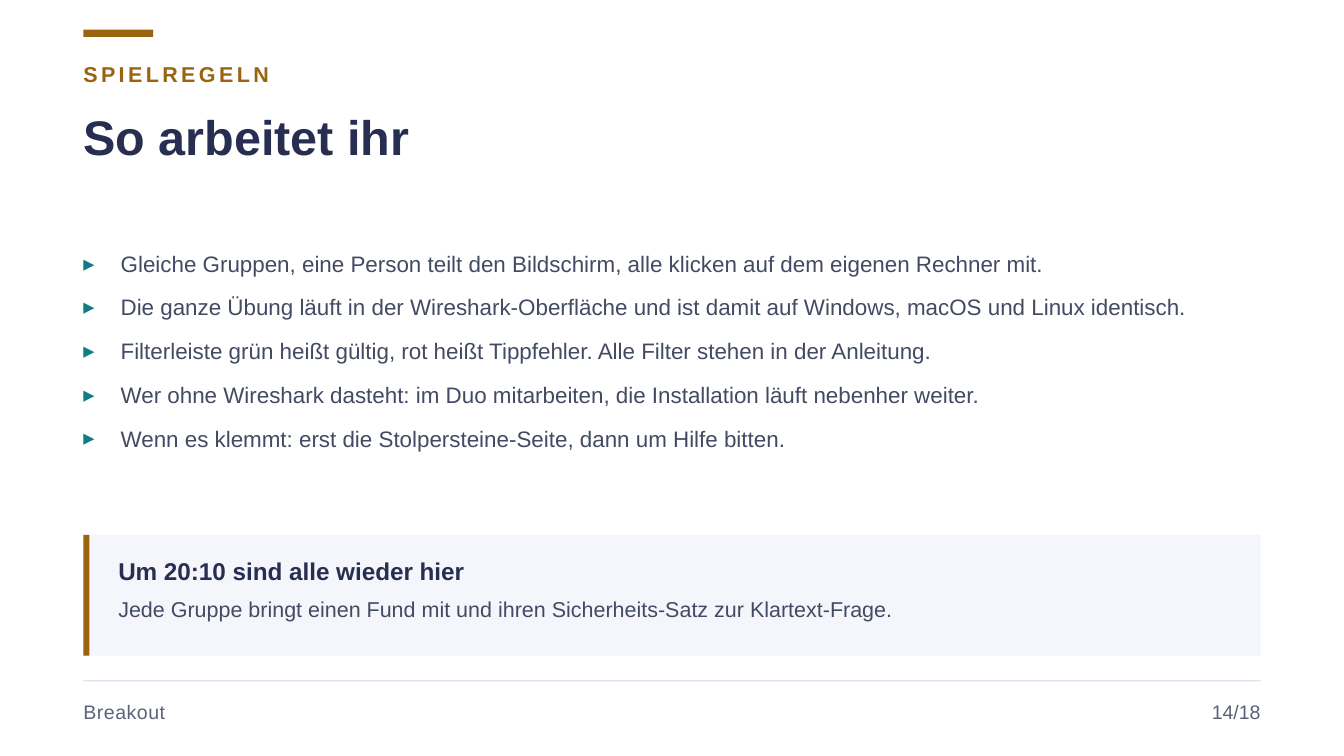
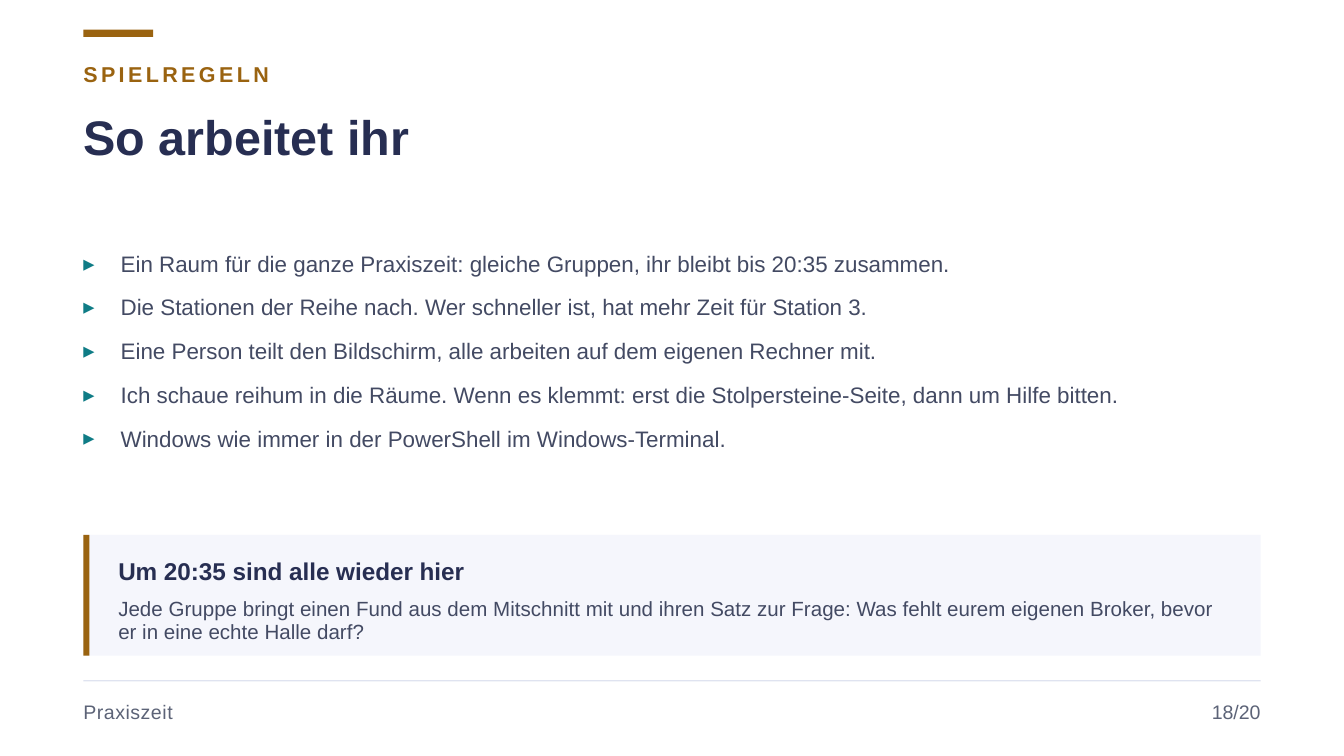
Before and after one commit to JacobMenge/kurs-unterlagen, a slide deck: slide 22 of folien/09-industrie-iot.pptx (slide 17 before the commit). Drawn at 1344x756 pixels with LibreOffice and Linux fonts; fonts in the diff are those of the drawing. Boxes give left, top, right and bottom in pixels: in the first picture for what was removed or moved away, otherwise in the second. Text is boxed around its words. In the diff, an @@ line names an element or a change of style, - is before the commit and + after.

Commit message:
neue anleitung

```diff
--- a/folien/09-industrie-iot.pptx
+++ b/folien/09-industrie-iot.pptx
@@ text at (121,255,1118,447): text changed @@
-▸ Gleiche Gruppen, eine Person teilt den Bildschirm, alle klicken auf dem eigenen Rechner mit.
-▸ Die ganze Übung läuft in der Wireshark-Oberfläche und ist damit auf Windows, macOS und Linux identisch.
-▸ Filterleiste grün heißt gültig, rot heißt Tippfehler. Alle Filter stehen in der Anleitung.
-▸ Wer ohne Wireshark dasteht: im Duo mitarbeiten, die Installation läuft nebenher weiter.
-▸ Wenn es klemmt: erst die Stolpersteine-Seite, dann um Hilfe bitten.
+▸ Ein Raum für die ganze Praxiszeit: gleiche Gruppen, ihr bleibt bis 20:35 zusammen.
+▸ Die Stationen der Reihe nach. Wer schneller ist, hat mehr Zeit für Station 3.
+▸ Eine Person teilt den Bildschirm, alle arbeiten auf dem eigenen Rechner mit.
+▸ Ich schaue reihum in die Räume. Wenn es klemmt: erst die Stolpersteine-Seite, dann um Hilfe bitten.
+▸ Windows wie immer in der PowerShell im Windows-Terminal.
@@ text at (118,562,464,581): text changed @@
-Um 20:10 sind alle wieder hier
+Um 20:35 sind alle wieder hier
@@ text at (118,601,1212,639): text changed; size 11.5 to 11 pt @@
-Jede Gruppe bringt einen Fund mit und ihren Sicherheits-Satz zur Klartext-Frage.
+Jede Gruppe bringt einen Fund aus dem Mitschnitt mit und ihren Satz zur Frage: Was fehlt eurem eigenen Broker, bevor er in eine echte Halle darf?
@@ text at (83,705,172,719): text changed @@
-Breakout
+Praxiszeit
@@ text at (1212,705,1261,719): text changed @@
-14/18
+18/20
```
Also in this commit, not shown: 19 other slides changed, 4 slides added, 1 slide removed, 7 other files.
